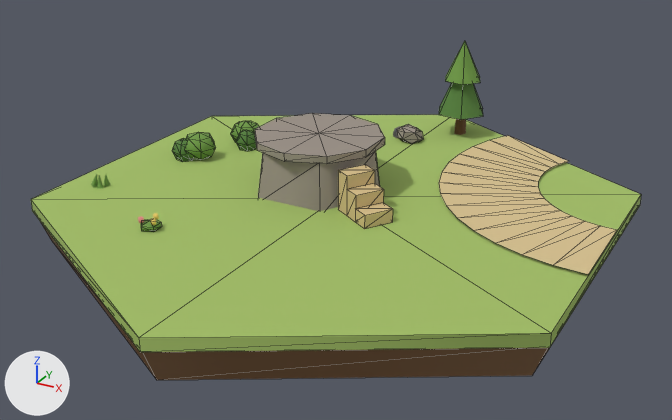
Before and after pictures for a commit that changed the glTF model assets/tiles/tile_sentryBend.glb.
Both versions are drawn from a camera (50 mm lens) standing at (1.351, -2.47, 1.187) and looking at (0.022, -0.053, -0.022). Arrows for +X, +Y and +Z are at lower left; the lights stay in place. The picture after the commit comes second. Mesh edges are drawn as thin lines on the coarser meshes. Where no turn or scale is listed for an object, it has been applied to the vertices.

Objects in the first picture: 'deco_bush_5_a', 'deco_tree_3_crown', 'deco_tree_3_crown_b', 'ground', 'ground_soil', 'road_curve', 'tower_slot_1_plate', 'tower_slot_1_podest', 'tower_slot_1_step_0', 'tower_slot_1_step_1', 'tower_slot_1_step_2' and 10 more.
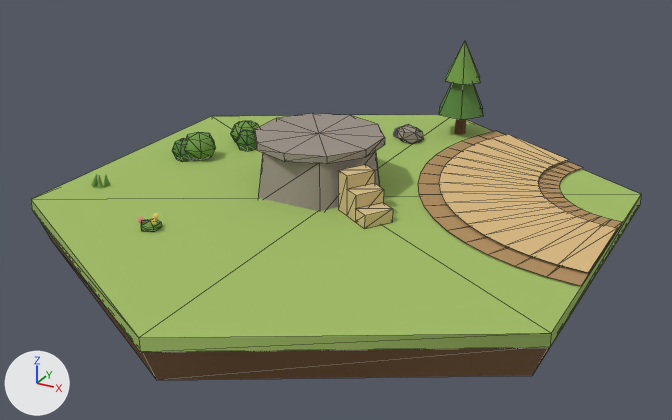
What differs and where, as boxes (x1, y1, x2, y2) in the pictures (672 x 420 px):
'road_curve', deleted (beige): before (439, 136, 617, 274)
'road_surface_0', added (beige): after (439, 134, 617, 272)
'road_verge_0', added (brown): after (418, 131, 622, 286)

The change, as a list of edits to the scene's bpy script:
```text
Add mat_road:
    mat_road = principled_material('road')
    mat_road.base_color = (0.716, 0.497, 0.223)  # beige #dcbb82
    mat_road.roughness = 0.9
Add mat_road_verge:
    mat_road_verge = principled_material('road_verge')
    mat_road_verge.base_color = (0.44, 0.27, 0.109)  # brown #b18e5d
    mat_road_verge.roughness = 0.9
Add me_mesh_3_1:
    me_mesh_3_1.from_pydata(...)  # 34 vertices, 32 faces; spans x -0.665..0.0, y -0.665..0.333, z 0.0
    me_mesh_3_1.materials.append(mat_road)  # beige #dcbb82
Add me_mesh_2_1:
    me_mesh_2_1.from_pydata(...)  # 34 vertices, 32 faces; spans x -0.735..0.0, y -0.735..0.368, z 0.0
    me_mesh_2_1.materials.append(mat_road_verge)  # brown #b18e5d
Remove ob_road_curve:
    ob_road_curve = bpy.data.objects.new('road_curve', me_mesh_2)
    ob_road_curve.location = (0.866, 0.5, 0.008)
Add ob_road_surface_0:
    ob_road_surface_0 = bpy.data.objects.new('road_surface_0', me_mesh_3_1)
    ob_road_surface_0.location = (0.866, 0.5, 0.014)
Add ob_road_verge_0:
    ob_road_verge_0 = bpy.data.objects.new('road_verge_0', me_mesh_2_1)
    ob_road_verge_0.location = (0.866, 0.5, 0.006)
```
